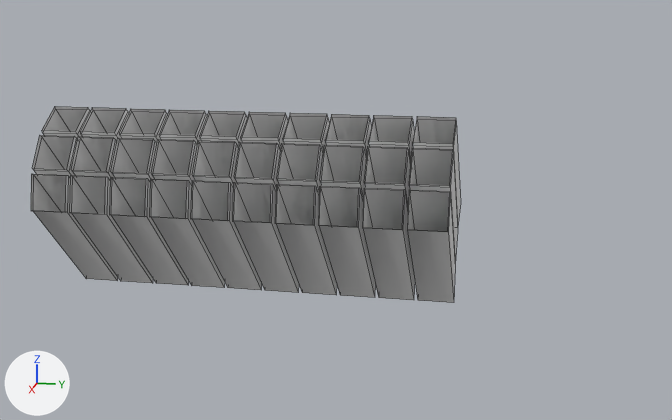
One commit to the FBX model Assets/StaticMeshes/Amalie/CurvedGlassRoof/SM_CurvedGlassRoofVolumetricLight.fbx: the scene before it, then after it.
Rendered twice from a 50 mm camera at (49.6, 13.8, 17.8) aimed at (6.1, 5.1, 6.9). The axes (+X, +Y, +Z) are drawn at lower left. The lights are the same throughout. Mesh edges are drawn as thin lines. Where no turn or scale is listed for an object, it has been applied to the vertices.

The older version as bpy lines, for what is in view:
```python
me_sphere_010 = bpy.data.meshes.new('Sphere.010')
me_sphere_010.from_pydata(...)  # 360 vertices, 240 faces; spans x -3.0..5.2, y -9.9..9.9, z -3.9..5.7
ob_sm_curvedglassroofvolumetriclight = bpy.data.objects.new('SM_CurvedGlassRoofVolumetricLight', me_sphere_010)
ob_sm_curvedglassroofvolumetriclight.location = (5.0, 1.0, 6.0)
```
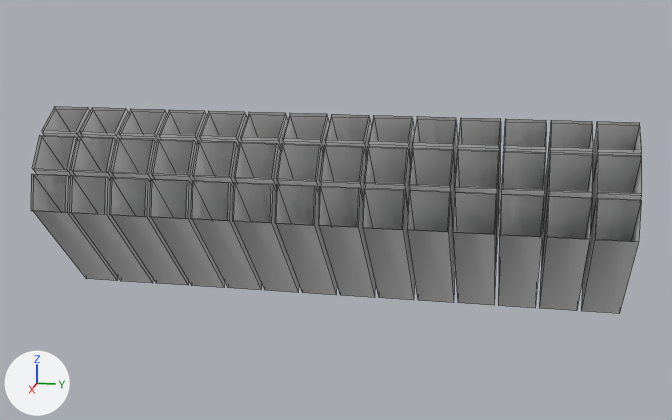
Changed parts and their boxes [x1, y1, x2, y2] in the pictures (672 x 420 px):
'SM_CurvedGlassRoofVolumetricLight', reshaped (42% wider)
    before: [31, 106, 461, 303]
    after: [31, 106, 642, 314]
part 1 of me_sphere_010, added
    after: [581, 198, 642, 314]
part 2 of me_sphere_010, added
    after: [593, 121, 642, 181]
part 3 of me_sphere_010, added
    after: [590, 154, 642, 234]
part 4 of me_sphere_010, added
    after: [539, 196, 592, 311]
part 5 of me_sphere_010, added
    after: [543, 120, 593, 224]
part 6 of me_sphere_010, added
    after: [541, 153, 593, 268]
part 7 of me_sphere_010, added
    after: [498, 194, 544, 308]
part 8 of me_sphere_010, added
    after: [504, 119, 546, 152]
part 9 of me_sphere_010, added
    after: [501, 151, 545, 196]
part 10 of me_sphere_010, added
    after: [453, 192, 496, 305]
part 11 of me_sphere_010, added
    after: [458, 118, 501, 220]
part 12 of me_sphere_010, added
    after: [455, 149, 499, 254]

Patch to the scene script:
```diff
--- a/Assets/StaticMeshes/Amalie/CurvedGlassRoof/SM_CurvedGlassRoofVolumetricLight.fbx.py
+++ b/Assets/StaticMeshes/Amalie/CurvedGlassRoof/SM_CurvedGlassRoofVolumetricLight.fbx.py
@@ me_sphere_010 @@
 me_sphere_010.from_pydata(...)  # 360 vertices, 240 faces; spans x -3.0..5.2, y -9.9..9.9, z -3.9..5.7
 # used by ob_sm_curvedglassroofvolumetriclight; location = (5.0, 1.0, 6.0)
+# me_sphere_010 part 1: the loose piece of 12 vertices spanning x -0.4..5.2, y 8.1..9.9, z -3.9..2.8 is copied, and the copy is moved by (0.0, 8.0, 0.0); it spans x -0.4..5.2, y 16.1..17.9, z -3.9..2.8
+# me_sphere_010 part 2: the loose piece of 12 vertices spanning x -3.0..3.6, y 8.1..9.9, z -0.4..5.7 is copied, and the copy is moved by (0.0, 8.0, 0.0); it spans x -3.0..3.6, y 16.1..17.9, z -0.4..5.7
+# me_sphere_010 part 3: the loose piece of 12 vertices spanning x -1.4..4.7, y 8.1..9.9, z -2.0..4.6 is copied, and the copy is moved by (0.0, 8.0, 0.0); it spans x -1.4..4.7, y 16.1..17.9, z -2.0..4.6
+# me_sphere_010 part 4: the loose piece of 12 vertices spanning x -0.4..5.2, y 8.1..9.9, z -3.9..2.8 is copied, and the copy is moved by (0.0, 6.0, 0.0); it spans x -0.4..5.2, y 14.1..15.9, z -3.9..2.8
+# me_sphere_010 part 5: the loose piece of 12 vertices spanning x -3.0..3.6, y 8.1..9.9, z -0.4..5.7 is copied, and the copy is moved by (0.0, 6.0, 0.0); it spans x -3.0..3.6, y 14.1..15.9, z -0.4..5.7
+# me_sphere_010 part 6: the loose piece of 12 vertices spanning x -1.4..4.7, y 8.1..9.9, z -2.0..4.6 is copied, and the copy is moved by (0.0, 6.0, 0.0); it spans x -1.4..4.7, y 14.1..15.9, z -2.0..4.6
+# me_sphere_010 part 7: the loose piece of 12 vertices spanning x -0.4..5.2, y 8.1..9.9, z -3.9..2.8 is copied, and the copy is moved by (0.0, 4.0, 0.0); it spans x -0.4..5.2, y 12.1..13.9, z -3.9..2.8
+# me_sphere_010 part 8: the loose piece of 12 vertices spanning x -3.0..3.6, y 8.1..9.9, z -0.4..5.7 is copied, and the copy is moved by (0.0, 4.0, 0.0); it spans x -3.0..3.6, y 12.1..13.9, z -0.4..5.7
+# me_sphere_010 part 9: the loose piece of 12 vertices spanning x -1.4..4.7, y 8.1..9.9, z -2.0..4.6 is copied, and the copy is moved by (0.0, 4.0, 0.0); it spans x -1.4..4.7, y 12.1..13.9, z -2.0..4.6
+# me_sphere_010 part 10: the loose piece of 12 vertices spanning x -0.4..5.2, y 8.1..9.9, z -3.9..2.8 is copied, and the copy is moved by (0.0, 2.0, 0.0); it spans x -0.4..5.2, y 10.1..11.9, z -3.9..2.8
+# me_sphere_010 part 11: the loose piece of 12 vertices spanning x -3.0..3.6, y 8.1..9.9, z -0.4..5.7 is copied, and the copy is moved by (0.0, 2.0, 0.0); it spans x -3.0..3.6, y 10.1..11.9, z -0.4..5.7
+# me_sphere_010 part 12: the loose piece of 12 vertices spanning x -1.4..4.7, y 8.1..9.9, z -2.0..4.6 is copied, and the copy is moved by (0.0, 2.0, 0.0); it spans x -1.4..4.7, y 10.1..11.9, z -2.0..4.6
```
